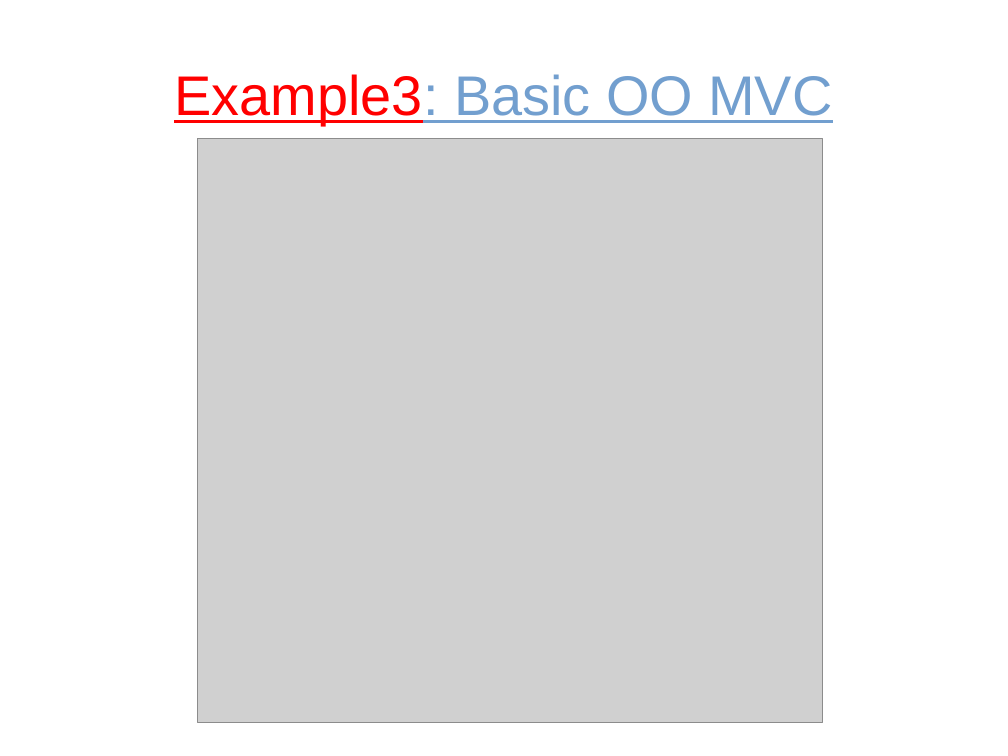
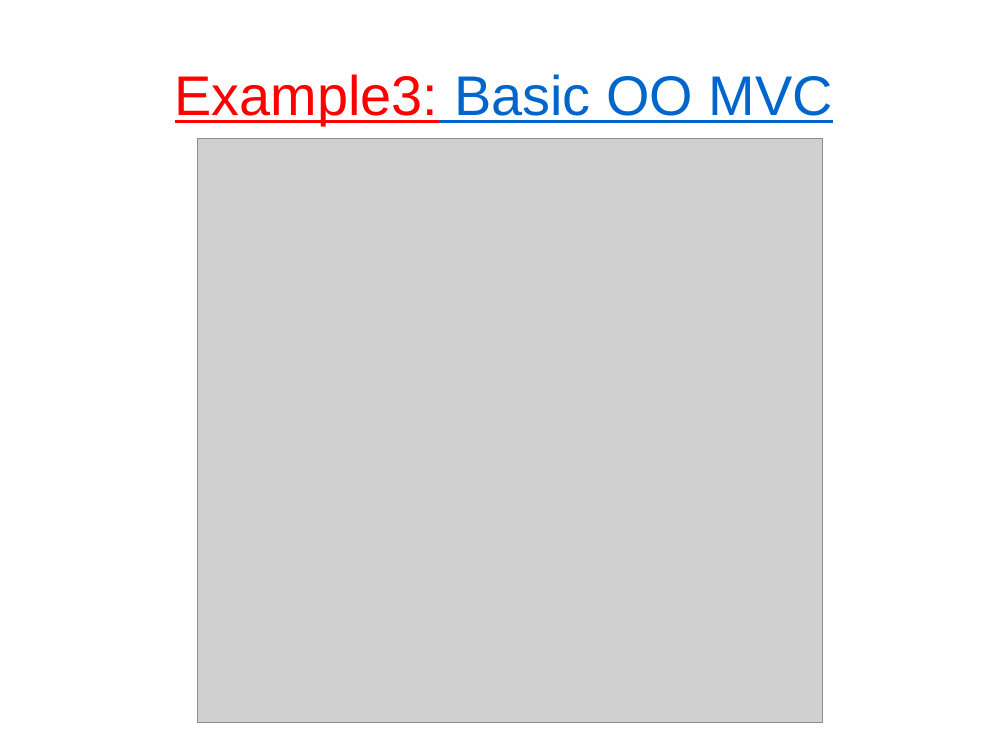
Before and after one commit to tautvilas/frameworks-lecture, a slide deck: slide 6 of doc/presentation.odp. Drawn at 1008x756 pixels with LibreOffice and Linux fonts; fonts in the diff are those of the drawing; grey boxes stand for pictures. Boxes give left, top, right and bottom in pixels: in the first picture for what was removed or moved away, otherwise in the second. Text is boxed around its words. In the diff, an @@ line names an element or a change of style, - is before the commit and + after.

```diff
--- a/doc/presentation.odp
+++ b/doc/presentation.odp
@@ title "Example3: Basic OO MVC" at (x1=175, y1=74, x2=833, y2=125): text colour #729FCF to #FF0000 in "Example3:"; text colour #729FCF to #0066CC in "Basic OO MVC" @@
```
Also in this commit, not shown: 12 other slides changed, 2 slides added, 1 slide removed.
